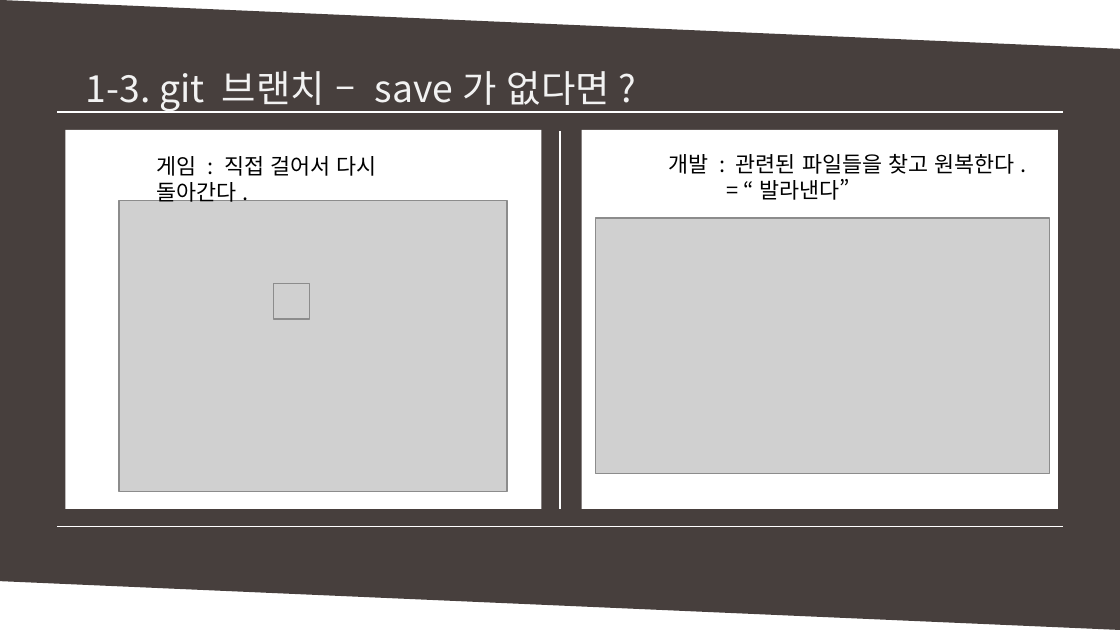
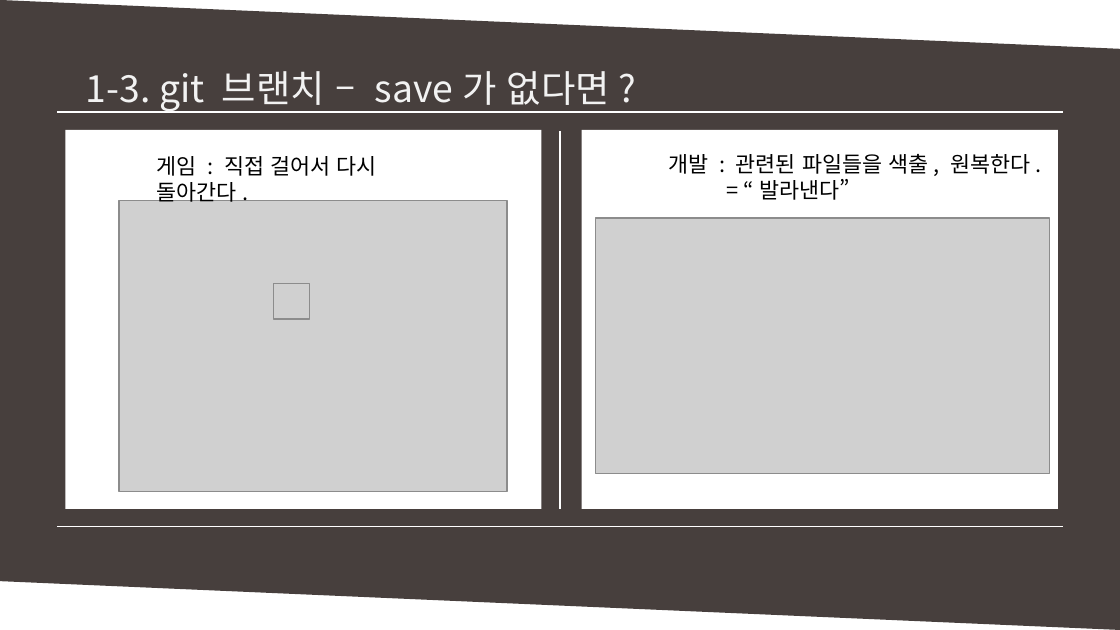
Before and after one commit to MinSikMoon/pptgit, a slide deck: slide 13 of git발표.pptx. Drawn at 1120x630 pixels with LibreOffice and Linux fonts; fonts in the diff are those of the drawing; grey boxes stand for pictures. Boxes give left, top, right and bottom in pixels: in the first picture for what was removed or moved away, otherwise in the second. Text is boxed around its words. In the diff, an @@ line names an element or a change of style, - is before the commit and + after.

```diff
--- a/git발표.pptx
+++ b/git발표.pptx
@@ text at (668,154,1030,200): text changed @@
-개발 : 관련된 파일들을 찾고 원복한다.
-= “발라낸다”
+개발 : 관련된 파일들을 색출, 원복한다.
+= “발라낸다”
```
Also in this commit, not shown: 3 slides added.
